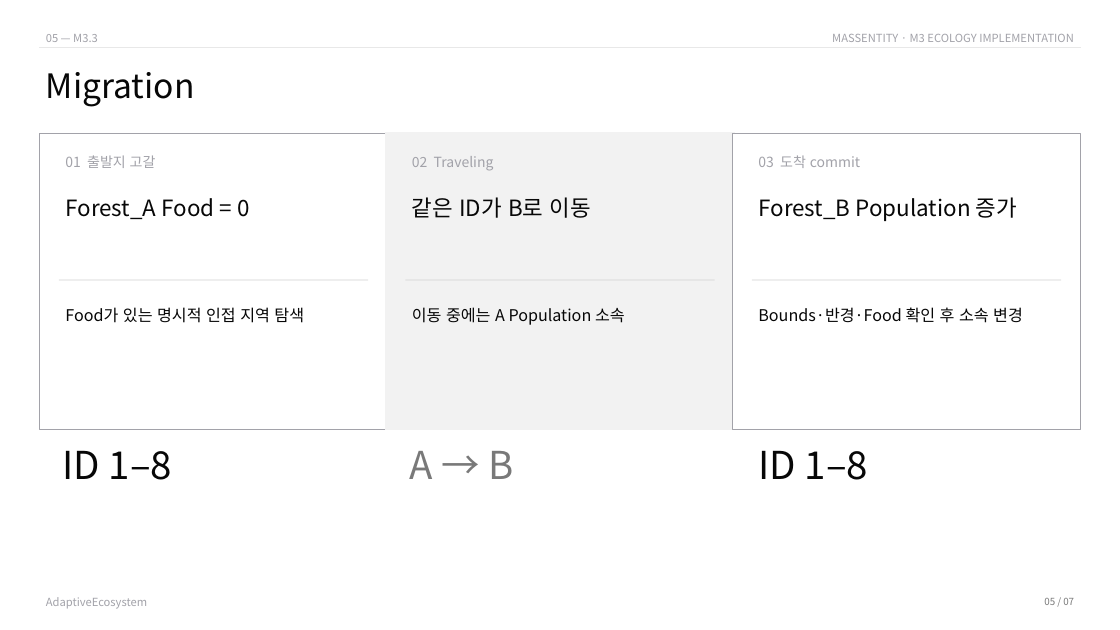
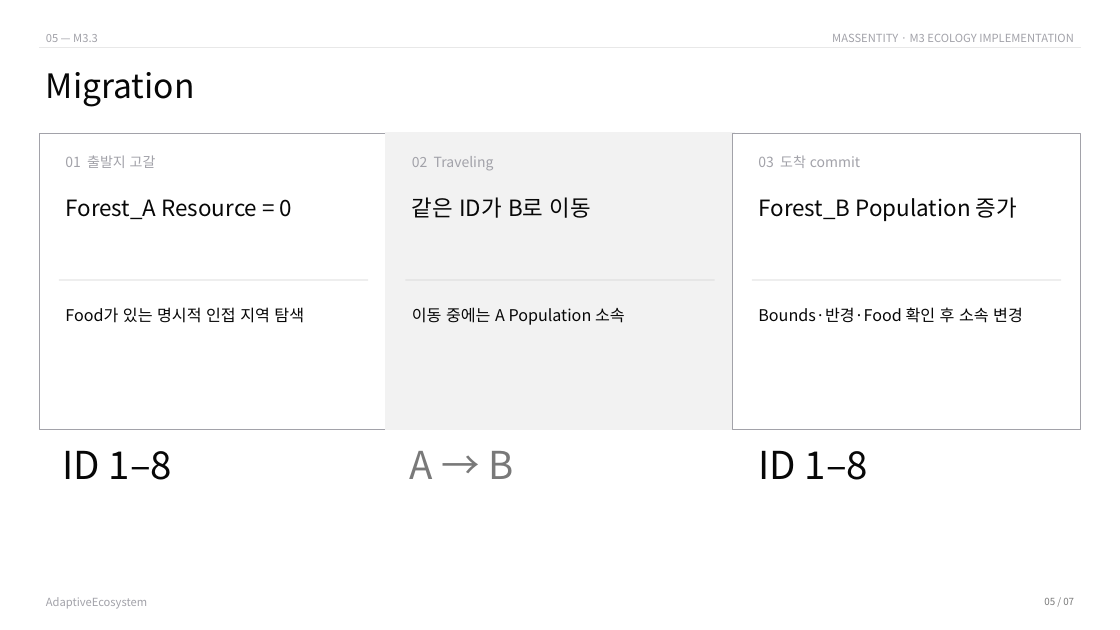
Before and after one commit to wonkii/AdaptiveEcosystem, a slide deck: slide 5 of AdaptiveEcosystem/Docs/Roadmap/M3/Presentation/[겜캡디]10-02_장원준.pptx. Drawn at 1120x630 pixels with LibreOffice and Linux fonts; fonts in the diff are those of the drawing. Boxes give left, top, right and bottom in pixels: in the first picture for what was removed or moved away, otherwise in the second. Text is boxed around its words. In the diff, an @@ line names an element or a change of style, - is before the commit and + after.

```diff
--- a/AdaptiveEcosystem/Docs/Roadmap/M3/Presentation/[겜캡디]10-02_장원준.pptx
+++ b/AdaptiveEcosystem/Docs/Roadmap/M3/Presentation/[겜캡디]10-02_장원준.pptx
@@ text at box(65, 199, 292, 219): text changed @@
-Forest_A Food = 0
+Forest_A Resource = 0
```
Also in this commit, not shown: 2 other slides changed, 17 other files.
